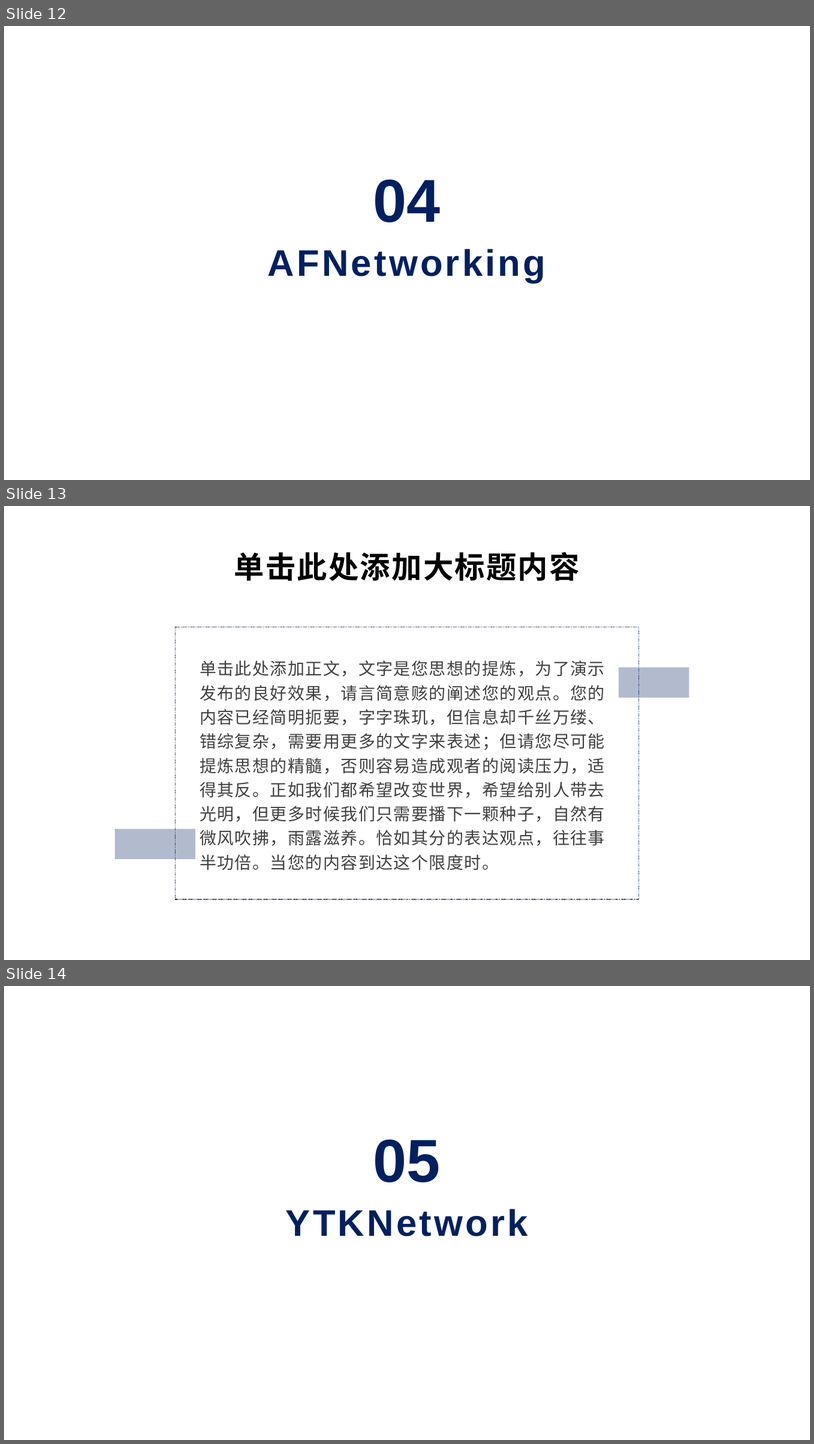
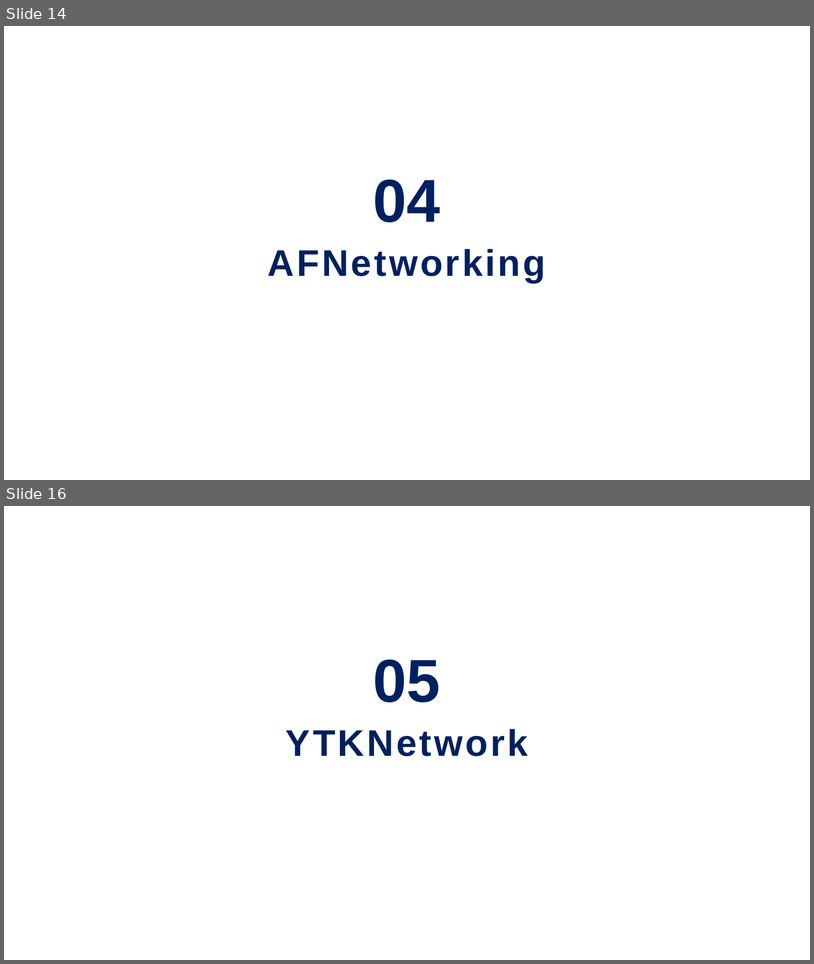
Before and after one commit to scfhao/Notebook, a slide deck: system_logs/iOS开发中的网络请求框架.pptx. Shown one above the other, each under a label of ours: slides 12, 13 and 14 before the commit, slides 14 and 16 after it; the slides between them are not shown. The pictures are 814x1444 and 814x964 pixels, drawn with LibreOffice and Linux fonts; fonts in the diff are those of the drawing; background and template pictures are left out. Boxes give left, top, right and bottom in pixels: in the first picture for what was removed or moved away, otherwise in the second. Text is boxed around its words. In the diff, an @@ line names an element or a change of style, - is before the commit and + after.

```diff
--- a/system_logs/iOS开发中的网络请求框架.pptx
+++ b/system_logs/iOS开发中的网络请求框架.pptx
@@ slide 13 removed at (4, 506, 810, 960), background #FFFFFF @@
@@ text removed at (234, 552, 580, 581) @@
-单击此处添加大标题内容
@@ rectangle removed at (175, 627, 639, 899) @@
@@ text removed at (200, 660, 605, 870) @@
-单击此处添加正文，文字是您思想的提炼，为了演示发布的良好效果，请言简意赅的阐述您的观点。您的内容已经简明扼要，字字珠玑，但信息却千丝万缕、错综复杂，需要用更多的文字来表述；但请您尽可能提炼思想的精髓，否则容易造成观者的阅读压力，适得其反。正如我们都希望改变世界，希望给别人带去光明，但更多时候我们只需要播下一颗种子，自然有微风吹拂，雨露滋养。恰如其分的表达观点，往往事半功倍。当您的内容到达这个限度时。
@@ rectangle removed at (619, 667, 690, 698) @@
@@ rectangle removed at (115, 828, 195, 859) @@
@@ what was slide 12 is now slide 14 @@
@@ what was slide 14 is now slide 16 @@
```
Also in this commit, not shown: 4 slides changed, 7 slides added, 3 other slides removed.
